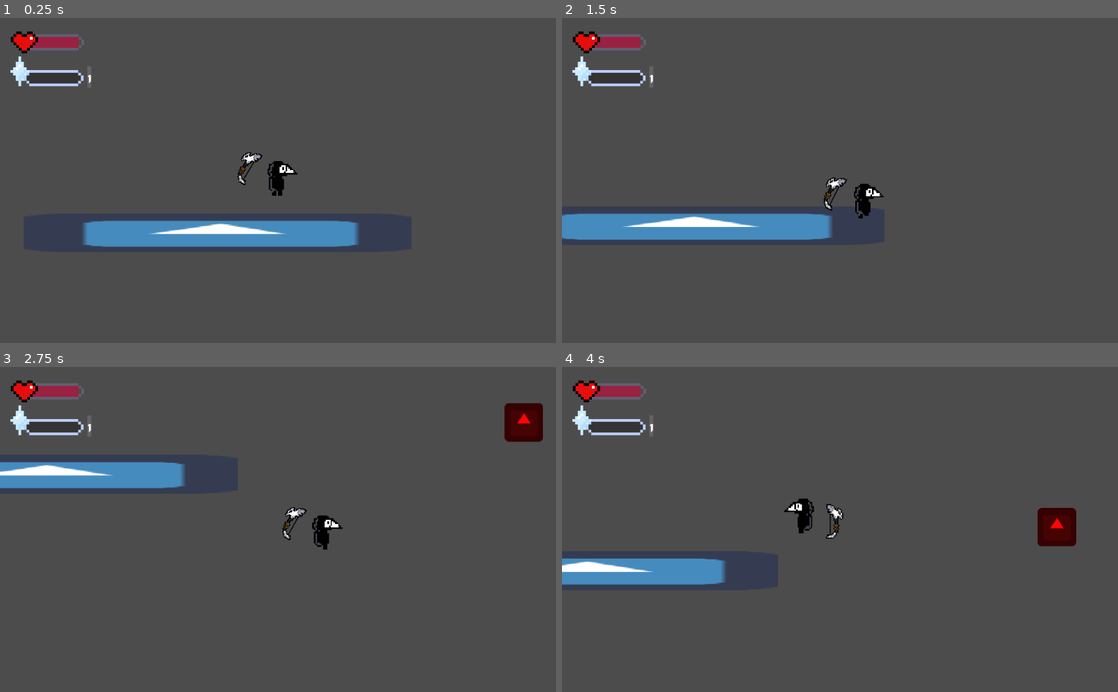
Above: before the commit, frames 1-4 (two rows, left to right).
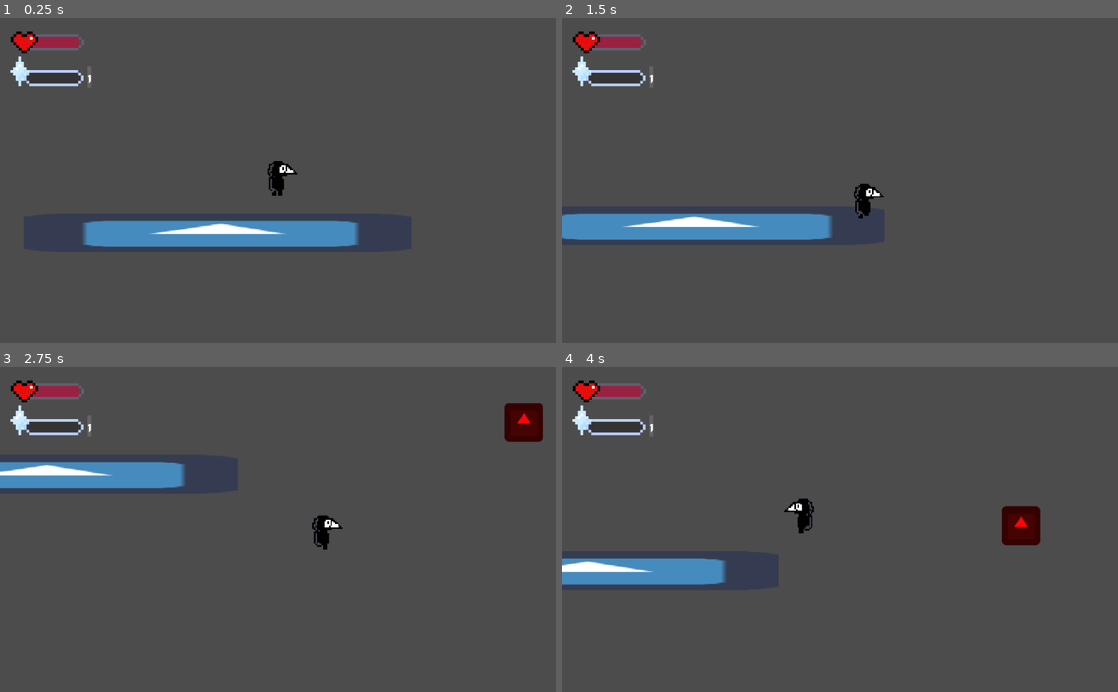
Above: after the commit, the same moments.

Repository: Takexin/Atividade-AC2-HG-3tri
Game: Godot game, scene res://scenes/main.tscn
Two runs of this game, one before a commit and one after it. Both use one fixed random seed, a clock stepped at 60 frames per second and the inputs below. The engine's default icon, where the game draws it, is replaced by a stand-in: a white triangle on a blue panel in a dark square.
Inputs:
- Up to frame 1 (0.25 s): no input
- Up to frame 2 (1.5 s): tap Enter at 0.5 s; hold D (keyRight) 0.53-1.28 s; tap P (increaseSpeed) at 0.6, 1.35 s; hold S (keyDown) from 1.28 s (still down)
- Up to frame 3 (2.75 s): release S (keyDown) at 2.03 s; hold D (keyRight) from 2.03 s (still down); tap P (increaseSpeed) at 2.1 s
- Up to frame 4 (4 s): release D (keyRight) at 2.78 s; hold W (keyUp) 2.78-3.53 s; tap P (increaseSpeed) at 2.85, 3.6 s; hold A (keyLeft) from 3.53 s (still down)

The runs differ from the first frame. In frame 1, 0.2% of the frame differs, in the area x 42-48%, y 41-52%; in frame 2, 0.2%; in frame 3, 0.2%; in frame 4, 1.7%, in the area x 47-93%, y 42-56%.
Error after the commit: Invalid get index 'weaponCooldown' (on base: 'null instance'). (res://scripts/character.gd:66)

Commit message:
adding melee weapon templates

Diff:
--- a/scenes/character.tscn
+++ b/scenes/character.tscn
@@ -1,13 +1,12 @@
-[gd_scene load_steps=17 format=2]
+[gd_scene load_steps=16 format=2]
 
 [ext_resource path="res://assets/images/walkCycle.png" type="Texture" id=1]
 [ext_resource path="res://scripts/character.gd" type="Script" id=2]
-[ext_resource path="res://scenes/weakpons/bow.tscn" type="PackedScene" id=3]
+[ext_resource path="res://scenes/weakpons/sword.tscn" type="PackedScene" id=3]
 [ext_resource path="res://assets/fonts/Jacquard24Charted-Regular.ttf" type="DynamicFontData" id=4]
 [ext_resource path="res://assets/images/healthBar1.png" type="Texture" id=5]
 [ext_resource path="res://assets/images/barra xp.png" type="Texture" id=6]
 [ext_resource path="res://assets/bars/character.tres" type="Theme" id=7]
-[ext_resource path="res://scenes/weakpons/Axe.tscn" type="PackedScene" id=8]
 
 [sub_resource type="RectangleShape2D" id=2]
 extents = Vector2( 17.5, 28.5 )
@@ -83,10 +82,6 @@
 playback_speed = 0.5
 anims/walk = SubResource( 3 )
 
-[node name="bow" parent="." instance=ExtResource( 3 )]
-position = Vector2( -4, 4 )
-scale = Vector2( 1.01222, 1 )
-
 [node name="Area2D" type="Area2D" parent="."]
 collision_layer = 4
 collision_mask = 4
@@ -137,7 +132,7 @@
 custom_fonts/font = SubResource( 9 )
 text = "1"
 
-[node name="melee" parent="." instance=ExtResource( 8 )]
+[node name="sword" parent="." instance=ExtResource( 3 )]
 
 [connection signal="timeout" from="Timer" to="." method="_on_Timer_timeout"]
 [connection signal="timeout" from="Timer2" to="." method="_on_Timer2_timeout"]
--- a/scenes/weakpons/Axe.tscn
+++ b/scenes/weakpons/Axe.tscn
@@ -7,7 +7,7 @@
 extents = Vector2( 5.22222, 5.15121 )
 
 [sub_resource type="RectangleShape2D" id=1]
-extents = Vector2( 9.51959, 5.93333 )
+extents = Vector2( 8.69945, 5.93333 )
 
 [sub_resource type="Animation" id=2]
 length = 0.5
@@ -52,6 +52,7 @@
 scale = Vector2( 1.00474, 0.785457 )
 
 [node name="CollisionShape2D" type="CollisionShape2D" parent="Area2D"]
+position = Vector2( 9.84163, 0 )
 scale = Vector2( 12, 11.975 )
 shape = SubResource( 1 )
 
--- a/scenes/weakpons/Femur.tscn
+++ b/scenes/weakpons/Femur.tscn
@@ -1,6 +1,6 @@
 [gd_scene load_steps=6 format=2]
 
-[ext_resource path="res://assets/images/machado.png" type="Texture" id=2]
+[ext_resource path="res://assets/images/femur.png" type="Texture" id=1]
 [ext_resource path="res://scripts/meleeTemplate.gd" type="Script" id=3]
 
 [sub_resource type="RectangleShape2D" id=3]
@@ -24,15 +24,16 @@
 "values": [ 1, 2 ]
 }
 
-[node name="melee" type="Node2D"]
+[node name="femur" type="Node2D"]
 script = ExtResource( 3 )
 weaponCooldown = 5.0
 
 [node name="Sprite" type="Sprite" parent="."]
+visible = false
 position = Vector2( 67, 0 )
 scale = Vector2( 3, 3 )
 z_index = 1
-texture = ExtResource( 2 )
+texture = ExtResource( 1 )
 hframes = 2
 vframes = 2
 frame = 2
--- /dev/null
+++ b/scenes/weakpons/mace.tscn
@@ -0,0 +1,69 @@
+[gd_scene load_steps=6 format=2]
+
+[ext_resource path="res://assets/images/mace.png" type="Texture" id=1]
+[ext_resource path="res://scripts/meleeTemplate.gd" type="Script" id=3]
+
+[sub_resource type="RectangleShape2D" id=3]
+extents = Vector2( 5.22222, 5.15121 )
+
+[sub_resource type="RectangleShape2D" id=1]
+extents = Vector2( 8.69945, 5.93333 )
+
+[sub_resource type="Animation" id=2]
+length = 0.5
+tracks/0/type = "value"
+tracks/0/path = NodePath("Sprite:frame")
+tracks/0/interp = 1
+tracks/0/loop_wrap = true
+tracks/0/imported = false
+tracks/0/enabled = true
+tracks/0/keys = {
+"times": PoolRealArray( 0, 0.2 ),
+"transitions": PoolRealArray( 1, 1 ),
+"update": 1,
+"values": [ 1, 2 ]
+}
+
+[node name="mace" type="Node2D"]
+script = ExtResource( 3 )
+weaponCooldown = 5.0
+
+[node name="Sprite" type="Sprite" parent="."]
+visible = false
+position = Vector2( 65, 0 )
+scale = Vector2( 3, 3 )
+z_index = 1
+texture = ExtResource( 1 )
+hframes = 2
+vframes = 2
+frame = 1
+
+[node name="SpriteArea2D" type="Area2D" parent="Sprite"]
+collision_layer = 3
+collision_mask = 3
+monitoring = false
+
+[node name="CollisionShape2D" type="CollisionShape2D" parent="Sprite/SpriteArea2D"]
+position = Vector2( -1, -0.500001 )
+scale = Vector2( 3, 3.009 )
+shape = SubResource( 3 )
+
+[node name="Area2D" type="Area2D" parent="."]
+scale = Vector2( 1.00474, 0.785457 )
+
+[node name="CollisionShape2D" type="CollisionShape2D" parent="Area2D"]
+position = Vector2( 9.84163, 0 )
+scale = Vector2( 12, 11.975 )
+shape = SubResource( 1 )
+
+[node name="shootCooldown" type="Timer" parent="."]
+
+[node name="AnimationPlayer" type="AnimationPlayer" parent="."]
+playback_speed = 0.5
+anims/swing = SubResource( 2 )
+
+[connection signal="body_entered" from="Sprite/SpriteArea2D" to="." method="_on_SpriteArea2D_body_entered"]
+[connection signal="body_entered" from="Area2D" to="." method="_on_Area2D_body_entered"]
+[connection signal="body_exited" from="Area2D" to="." method="_on_Area2D_body_exited"]
+[connection signal="timeout" from="shootCooldown" to="." method="_on_shootCooldown_timeout"]
+[connection signal="animation_finished" from="AnimationPlayer" to="." method="_on_AnimationPlayer_animation_finished"]
--- /dev/null
+++ b/scenes/weakpons/sword.tscn
@@ -0,0 +1,69 @@
+[gd_scene load_steps=6 format=2]
+
+[ext_resource path="res://assets/images/sword.png" type="Texture" id=1]
+[ext_resource path="res://scripts/meleeTemplate.gd" type="Script" id=3]
+
+[sub_resource type="RectangleShape2D" id=3]
+extents = Vector2( 5.22222, 5.15121 )
+
+[sub_resource type="RectangleShape2D" id=1]
+extents = Vector2( 8.69945, 5.93333 )
+
+[sub_resource type="Animation" id=2]
+length = 0.5
+tracks/0/type = "value"
+tracks/0/path = NodePath("Sprite:frame")
+tracks/0/interp = 1
+tracks/0/loop_wrap = true
+tracks/0/imported = false
+tracks/0/enabled = true
+tracks/0/keys = {
+"times": PoolRealArray( 0, 0.2 ),
+"transitions": PoolRealArray( 1, 1 ),
+"update": 1,
+"values": [ 1, 2 ]
+}
+
+[node name="sword" type="Node2D"]
+script = ExtResource( 3 )
+weaponCooldown = 0.5
+
+[node name="Sprite" type="Sprite" parent="."]
+visible = false
+position = Vector2( 65, 0 )
+scale = Vector2( 3, 3 )
+z_index = 1
+texture = ExtResource( 1 )
+hframes = 2
+vframes = 2
+frame = 1
+
+[node name="SpriteArea2D" type="Area2D" parent="Sprite"]
+collision_layer = 3
+collision_mask = 3
+monitoring = false
+
+[node name="CollisionShape2D" type="CollisionShape2D" parent="Sprite/SpriteArea2D"]
+position = Vector2( -1, -0.500001 )
+scale = Vector2( 3, 3.009 )
+shape = SubResource( 3 )
+
+[node name="Area2D" type="Area2D" parent="."]
+scale = Vector2( 1.00474, 0.785457 )
+
+[node name="CollisionShape2D" type="CollisionShape2D" parent="Area2D"]
+position = Vector2( 9.84163, 0 )
+scale = Vector2( 12, 11.975 )
+shape = SubResource( 1 )
+
+[node name="shootCooldown" type="Timer" parent="."]
+
+[node name="AnimationPlayer" type="AnimationPlayer" parent="."]
+playback_speed = 2.0
+anims/swing = SubResource( 2 )
+
+[connection signal="body_entered" from="Sprite/SpriteArea2D" to="." method="_on_SpriteArea2D_body_entered"]
+[connection signal="body_entered" from="Area2D" to="." method="_on_Area2D_body_entered"]
+[connection signal="body_exited" from="Area2D" to="." method="_on_Area2D_body_exited"]
+[connection signal="timeout" from="shootCooldown" to="." method="_on_shootCooldown_timeout"]
+[connection signal="animation_finished" from="AnimationPlayer" to="." method="_on_AnimationPlayer_animation_finished"]
--- a/scripts/bowWeapon.gd
+++ b/scripts/bowWeapon.gd
@@ -10,6 +10,8 @@
 var enemyQueue = []
 func _ready():
 	pass
+
+
 
 func shoot(body: Node):
 	if canShoot and body:
--- a/scripts/character.gd
+++ b/scripts/character.gd
@@ -13,13 +13,21 @@
 
 var enemyName = "Enemy"
 
+#Weapon instances
+var weaponBow = load("res://scenes/weakpons/bow.tscn")
+var weaponAxe = load("res://scenes/weakpons/Axe.tscn")
 
+var weapons = [weaponBow, weaponAxe]
 
 
 func _ready():
 	$CanvasLayer/healthBar.max_value = health
 	$CanvasLayer/healthBar.value = health
 	$CanvasLayer/xpBar.max_value = xpNeeded
+
+#weapon toggle for testing
+func toggle():
+	pass
 
 func levelUp():
 	level += 1
@@ -29,8 +37,6 @@
 	$CanvasLayer/xpBar.max_value = xpNeeded
 	$CanvasLayer/Label.text = String(level)
 
-func _process(delta):
-	pass
 
 func _physics_process(delta):
 	var velocity = Vector2()
--- a/scripts/meleeTemplate.gd
+++ b/scripts/meleeTemplate.gd
@@ -10,6 +10,7 @@
 var enemyQueue = []
 func _ready():
 	pass
+
 func attack(body: Node):
 	if canShoot and body:
 		$AnimationPlayer.play("swing")
Binary file added: assets/images/femur.png
Not shown, added: assets/images/femur.png.import
Binary file added: assets/images/mace.png
Not shown, added: assets/images/mace.png.import
Binary file added: assets/images/sword.png
Not shown, added: assets/images/sword.png.import
Not shown, added: Godot_v3.6-stable_win64.exe
